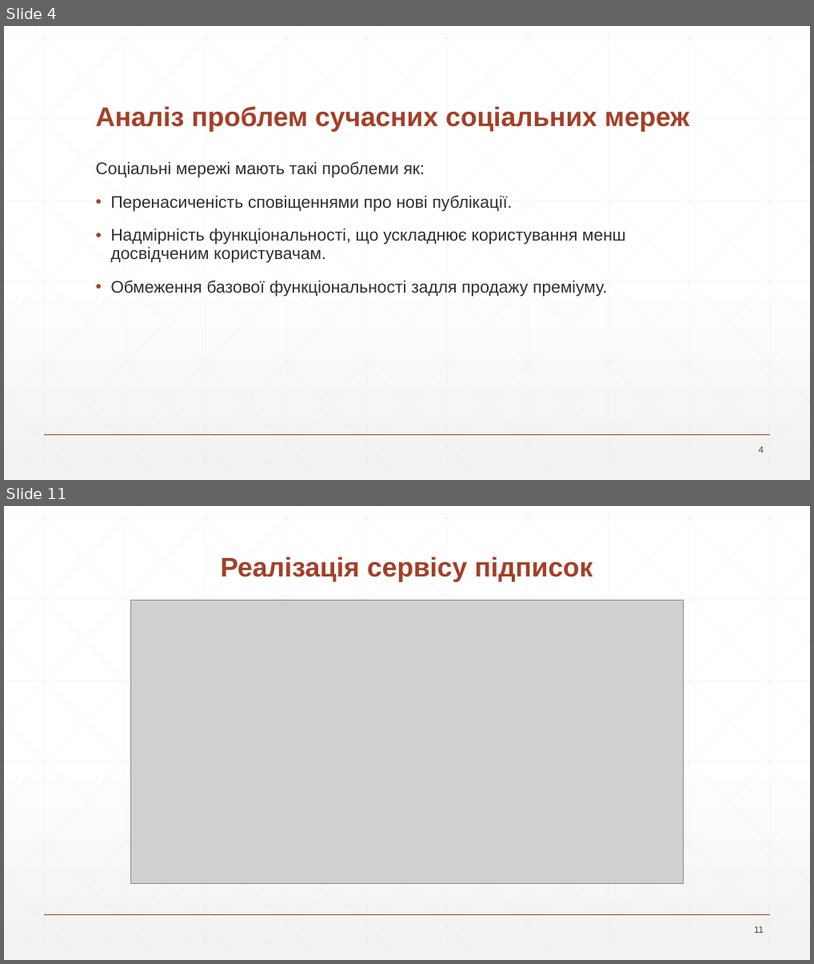
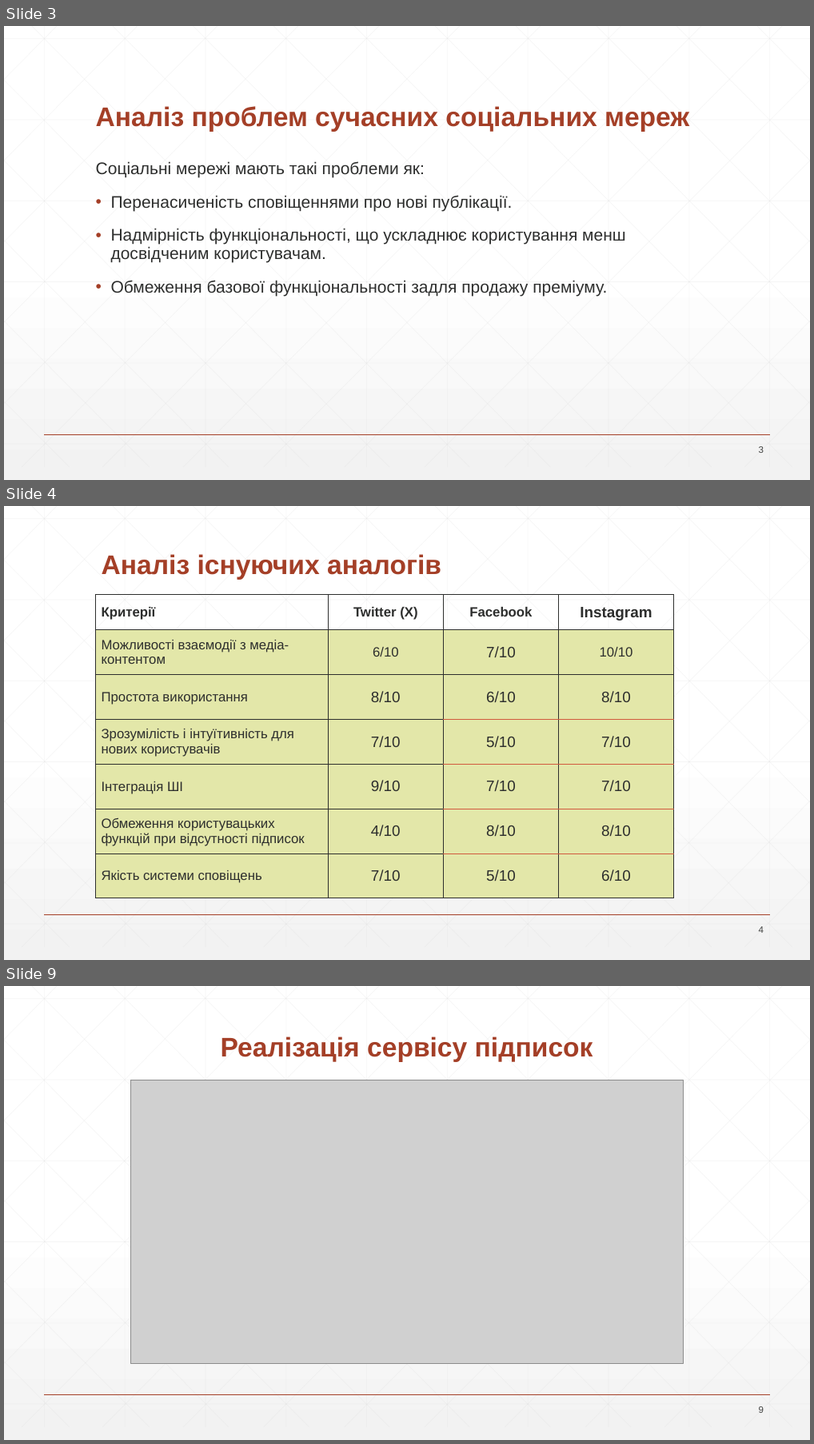
Before and after one commit to NureBiletskyiDanylo/2025_B_KKP_PZPI-22-6_Biletskyi_D_A, a slide deck: 2025_Б_ККП_ПЗПІ-22-6_Білецький_Д_А/2025_Б_ККП_ПЗПІ-22-6_Білецький_Д_А.pptx. Shown one above the other, each under a label of ours: slides 4 and 11 before the commit, slides 3, 4 and 9 after it; the slides between them are not shown. The pictures are 814x964 and 814x1444 pixels, drawn with LibreOffice and Linux fonts; fonts in the diff are those of the drawing; grey boxes stand for pictures. Boxes give left, top, right and bottom in pixels: in the first picture for what was removed or moved away, otherwise in the second. Text is boxed around its words. In the diff, an @@ line names an element or a change of style, - is before the commit and + after.

```diff
--- a/2025_Б_ККП_ПЗПІ-22-6_Білецький_Д_А/2025_Б_ККП_ПЗПІ-22-6_Білецький_Д_А.pptx
+++ b/2025_Б_ККП_ПЗПІ-22-6_Білецький_Д_А/2025_Б_ККП_ПЗПІ-22-6_Білецький_Д_А.pptx
@@ slide 4 added at (4, 506, 810, 960), background gradient #FFFFFF to #F2F2F2; not listed: 47 template elements that a slide beside it also shows @@
@@ title added at (102, 554, 442, 580), 32 pt, text #A43F27, bold @@
+Аналіз існуючих аналогів
@@ table added at (95, 594, 675, 898), 7 rows, 4 columns @@
+Критерії | Twitter (X) | Facebook | Instagram
+Можливості взаємодії з медіа-контентом | 6/10 | 7/10 | 10/10
+Простота використання | 8/10 | 6/10 | 8/10
+Зрозумілість і інтуїтивність для нових користувачів | 7/10 | 5/10 | 7/10
+Інтеграція ШІ | 9/10 | 7/10 | 7/10
+Обмеження користувацьких функцій при відсутності підписок | 4/10 | 8/10 | 8/10
+Якість системи сповіщень | 7/10 | 5/10 | 6/10
@@ page number added at (759, 926, 764, 932), 11 pt, text #424342 @@
+4
@@ what was slide 4 is now slide 3 @@
@@ page number at (759, 446, 764, 452): text changed @@
-4
+3
@@ what was slide 11 is now slide 9 @@
@@ page number at (759, 1406, 764, 1412): text changed @@
-11
+9
```
Also in this commit, not shown: 5 slides changed, 1 other slide added, 4 slides removed.
